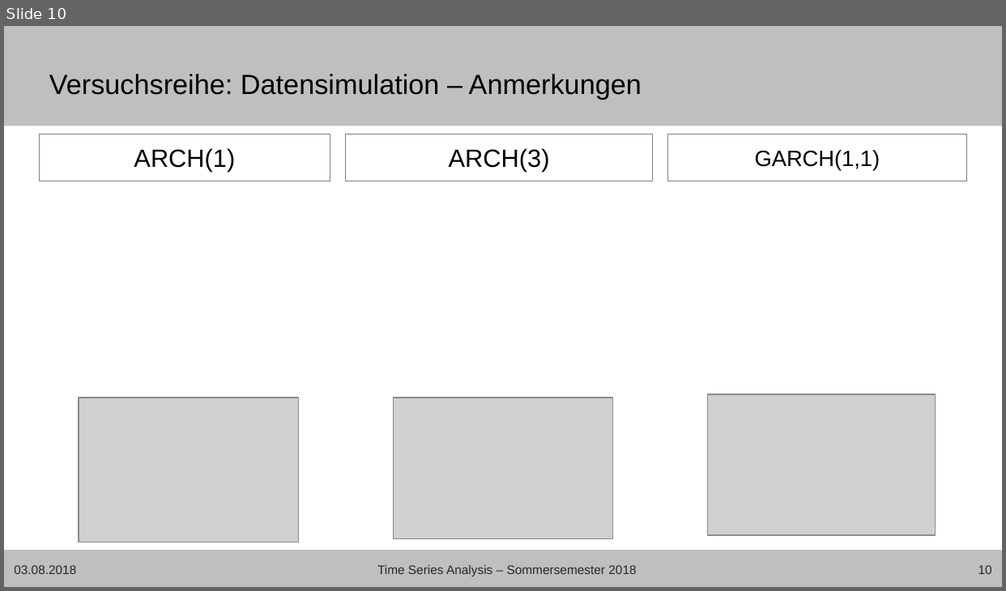
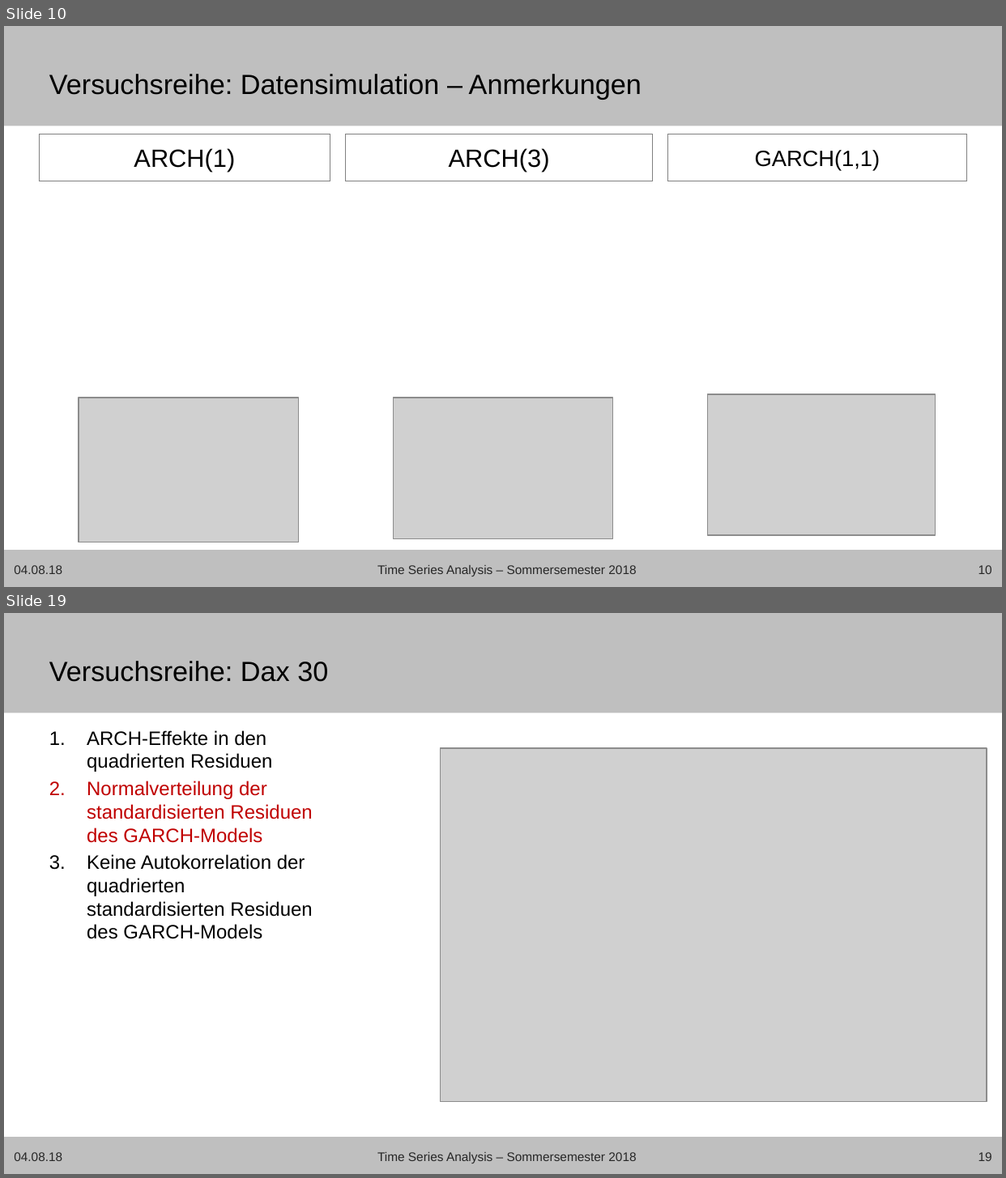
Before and after one commit to Janis90/time-series-anaysis, a slide deck: presentation/tsa_presentation_final.pptx. Shown one above the other, each under a label of ours: slide 10 before the commit, slides 10 and 19 after it; the slides between them are not shown. The pictures are 1006x591 and 1006x1178 pixels, drawn with LibreOffice and Linux fonts; fonts in the diff are those of the drawing; grey boxes stand for pictures; background and template pictures are left out. Boxes give left, top, right and bottom in pixels: in the first picture for what was removed or moved away, otherwise in the second. Text is boxed around its words. In the diff, an @@ line names an element or a change of style, - is before the commit and + after.

Commit message:
Add Garch Dax files and add Dax Garch Part to Presentation

```diff
--- a/presentation/tsa_presentation_final.pptx
+++ b/presentation/tsa_presentation_final.pptx
@@ slide 19 added at box(4, 613, 1002, 1174), background #FFFFFF; not listed: 2 template elements that a slide beside it also shows @@
@@ title added at box(49, 661, 328, 682), 20 pt, text #000000 @@
+Versuchsreihe: Dax 30
@@ text added at box(87, 730, 312, 939), 14 pt, text #000000 @@
+1. ARCH-Effekte in den quadrierten Residuen
+2. Normalverteilung der standardisierten Residuen des GARCH-Models
+3. Keine Autokorrelation der quadrierten standardisierten Residuen des GARCH-Models
@@ picture added at box(440, 749, 987, 1102) @@
@@ text added at box(14, 1152, 62, 1161), 9 pt, text #262626 @@
+04.08.18
@@ text added at box(377, 1152, 636, 1164), 9 pt, text #262626 @@
+Time Series Analysis – Sommersemester 2018
@@ page number added at box(978, 1152, 992, 1161), 9 pt, text #262626 @@
+19
@@ slide 10 changed as well @@
@@ text at box(14, 565, 62, 574): text changed @@
-03.08.2018
+04.08.18
```
Also in this commit, not shown: 14 other slides changed, 7 other slides added, 16 other files.
